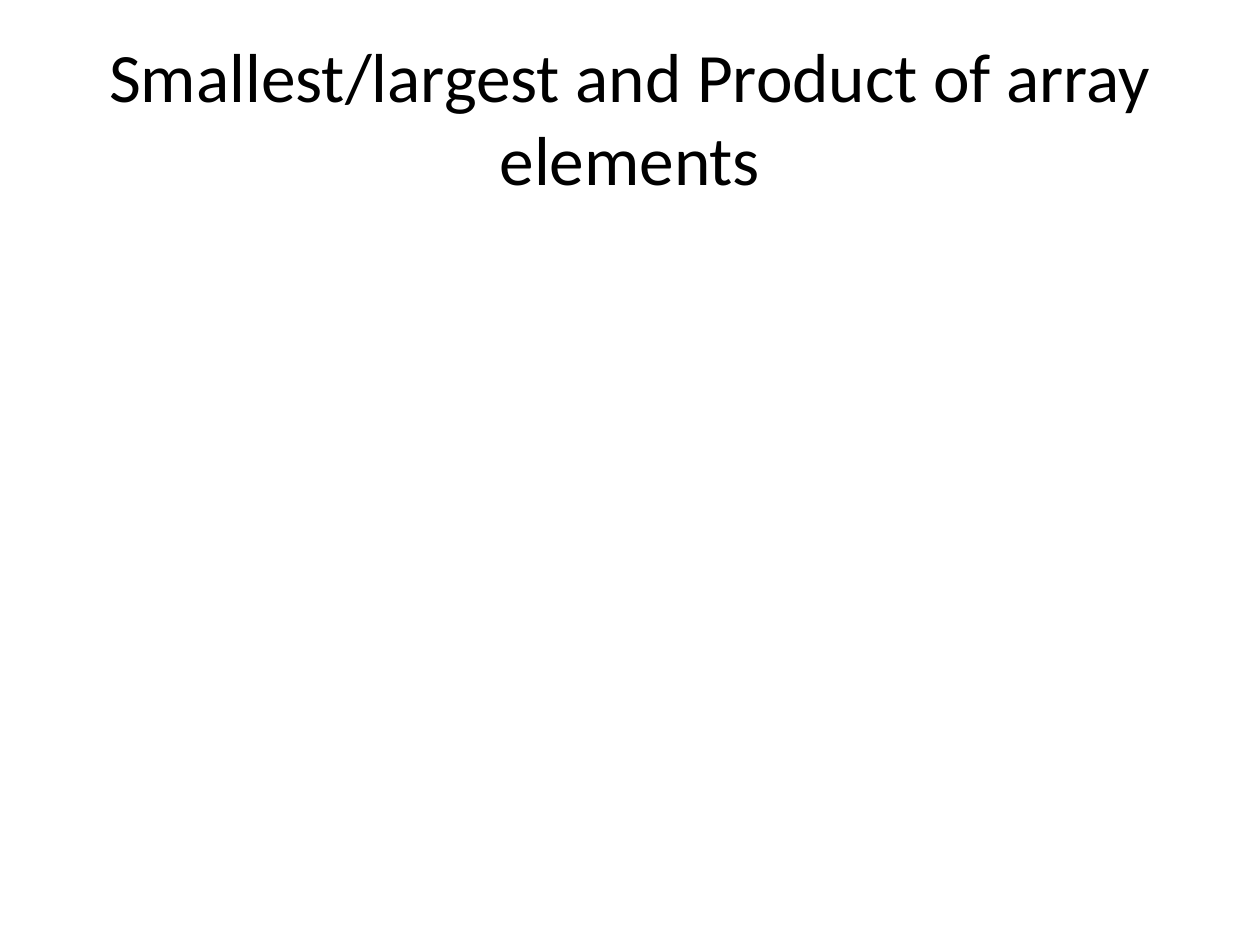
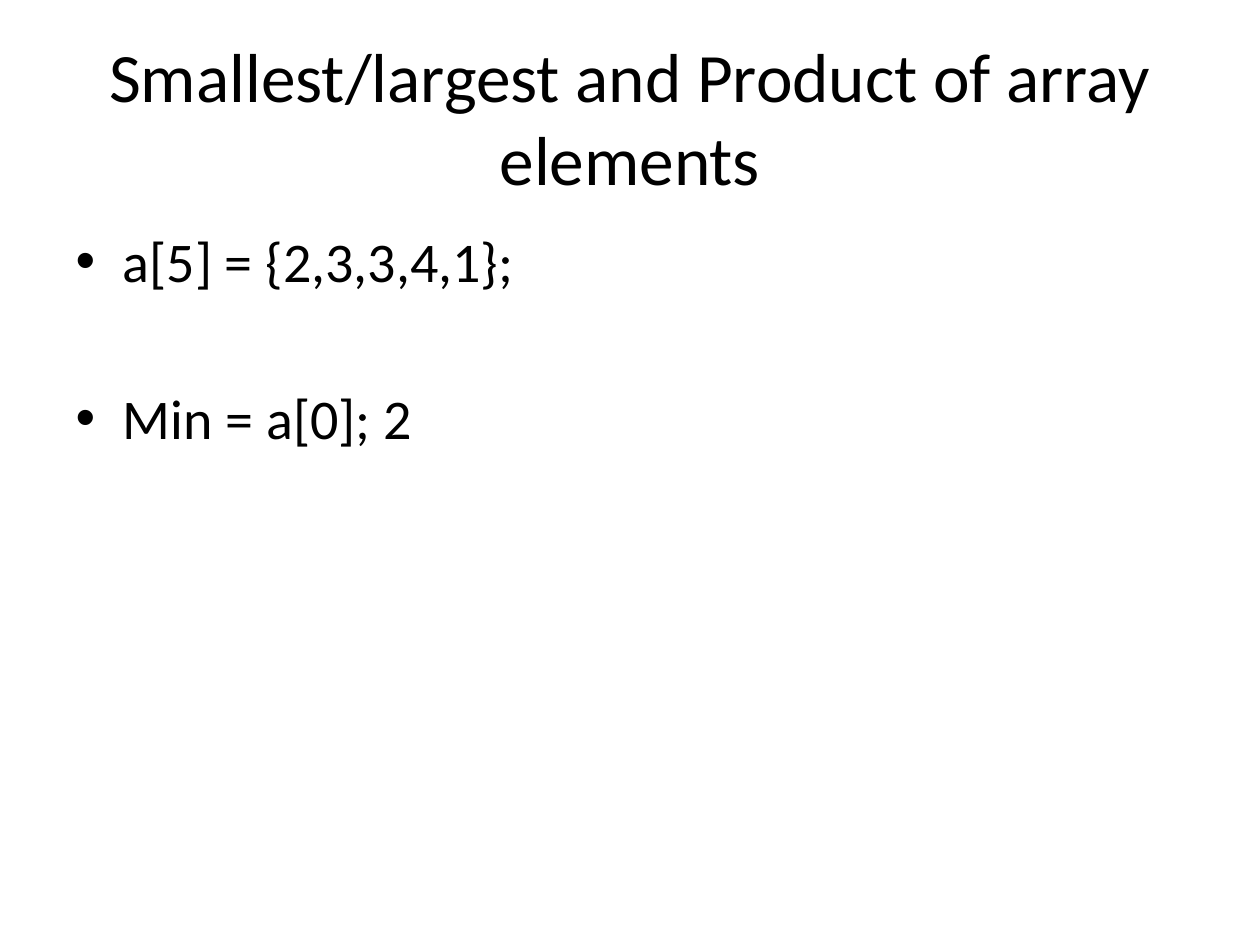
Before and after one commit to Arbazbms/Adarsha-College-Session, a slide deck: slide 9 of 27/PPT-27.pptx. Drawn at 1260x945 pixels with LibreOffice and Linux fonts; fonts in the diff are those of the drawing. Boxes give left, top, right and bottom in pixels: in the first picture for what was removed or moved away, otherwise in the second. Text is boxed around its words. In the diff, an @@ line names an element or a change of style, - is before the commit and + after.

```diff
--- a/27/PPT-27.pptx
+++ b/27/PPT-27.pptx
@@ text added at [123, 241, 514, 447], 32 pt, text #000000 @@
+• a[5] = {2,3,3,4,1};
+• Min = a[0]; 2
```
Also in this commit, not shown: 5 other slides changed, 6 slides added, 18 other files.
